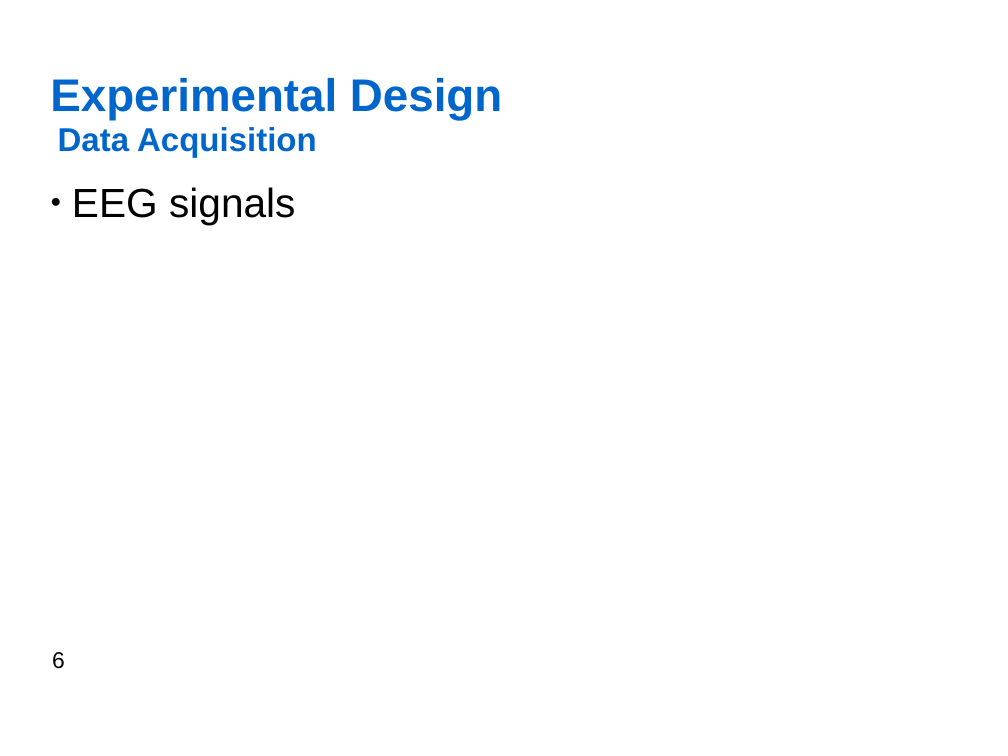
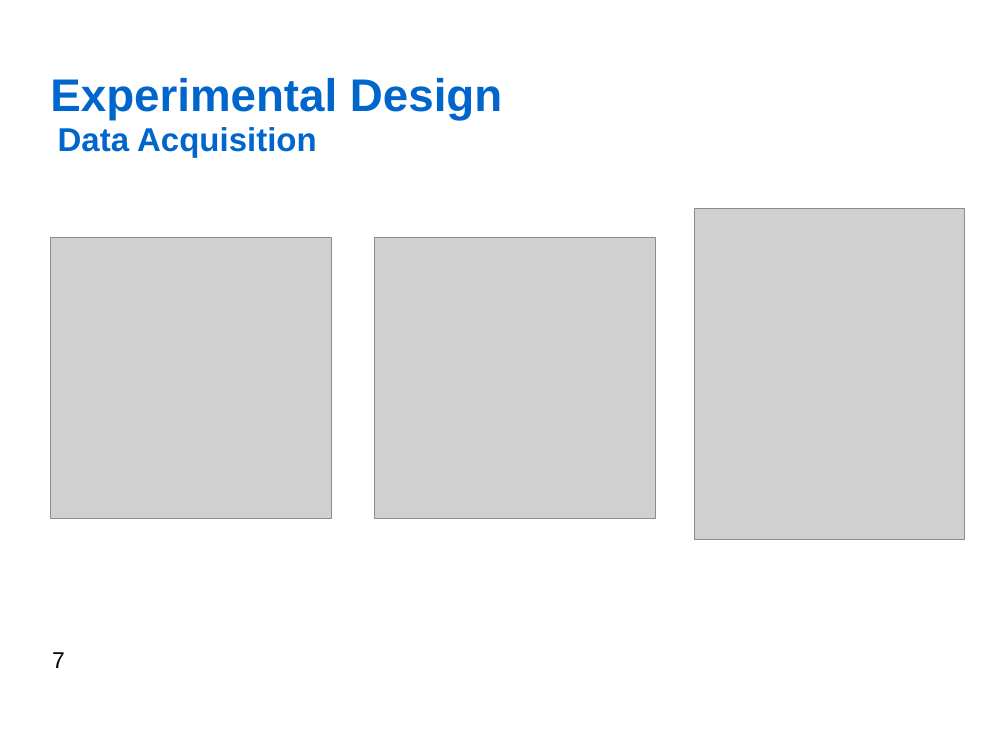
Before and after one commit to jfedjaev/NSTresearchPractice, a slide deck: slide 7 of Report/Presentation/Fedjaev_ResearchPractice.odp (slide 6 before the commit). Drawn at 1008x756 pixels with LibreOffice and Linux fonts; fonts in the diff are those of the drawing; grey boxes stand for pictures; background and template pictures are left out. Boxes give left, top, right and bottom in pixels: in the first picture for what was removed or moved away, otherwise in the second. Text is boxed around its words. In the diff, an @@ line names an element or a change of style, - is before the commit and + after.

```diff
--- a/Report/Presentation/Fedjaev_ResearchPractice.odp
+++ b/Report/Presentation/Fedjaev_ResearchPractice.odp
@@ text removed at (72,187,295,225) @@
-● EEG signals
@@ picture added at (694,209,965,540) @@
@@ picture added at (50,238,331,519) @@
@@ picture added at (374,238,655,519) @@
@@ page number at (52,652,65,668): text changed @@
-6
+7
```
Also in this commit, not shown: 5 other slides changed, 5 slides added, 3 slides removed, 7 other files.
